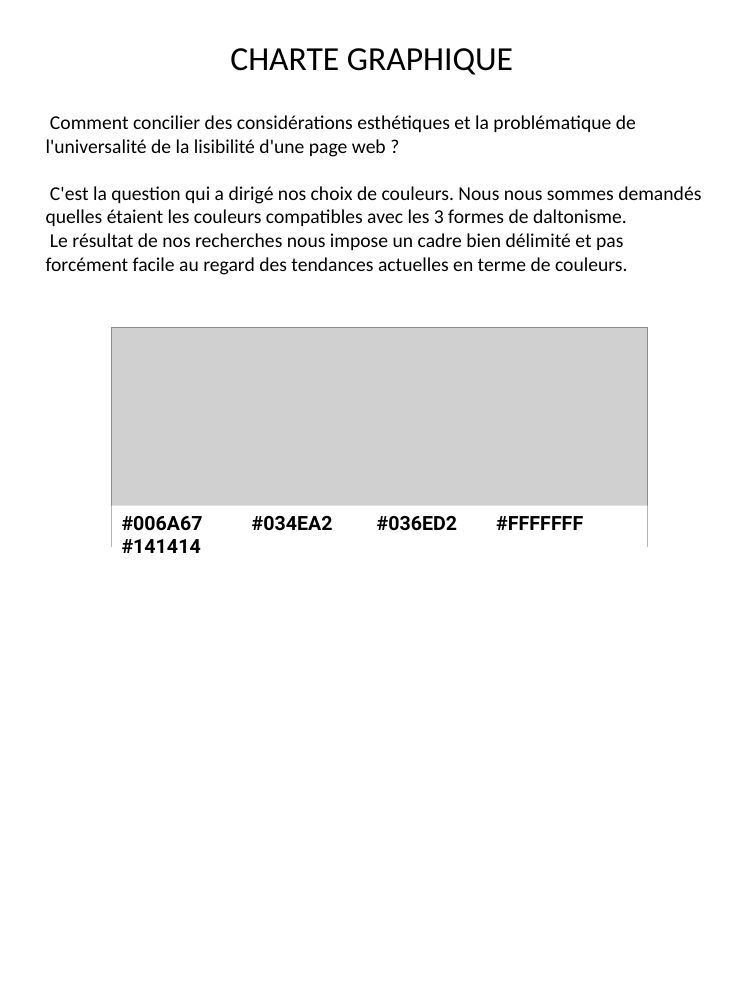
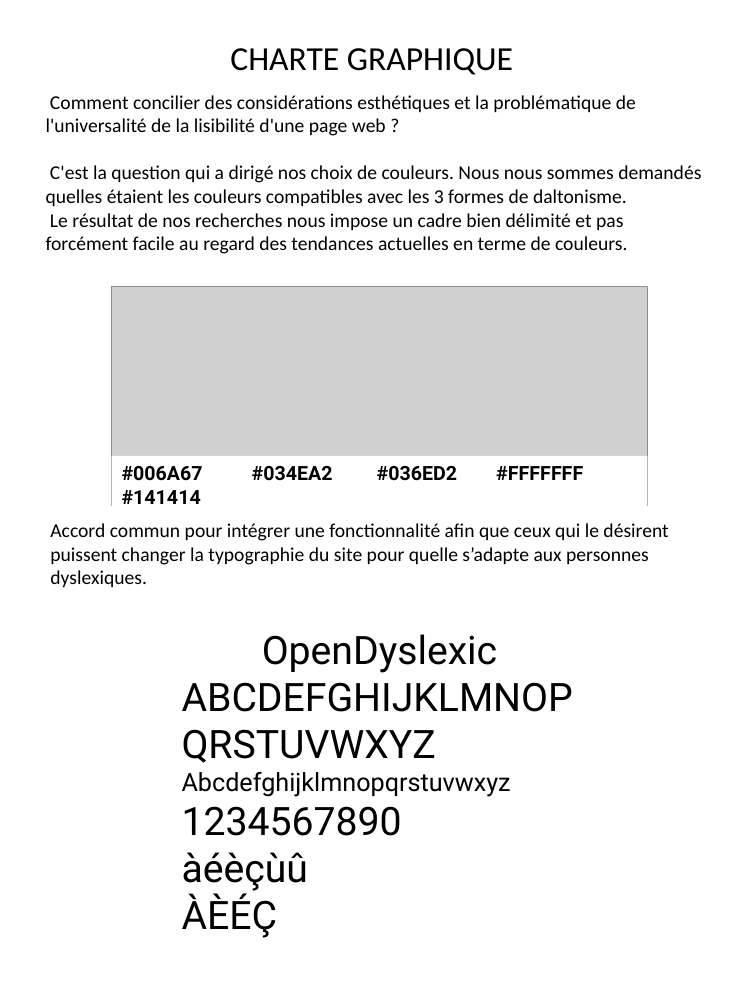
Before and after one commit to Bourg-en-Stress/accessibility, a slide deck: slide 1 of design/grafic-charter/grafic-charter.pptx. Drawn at 756x1008 pixels with LibreOffice and Linux fonts; fonts in the diff are those of the drawing; grey boxes stand for pictures. Boxes give left, top, right and bottom in pixels: in the first picture for what was removed or moved away, otherwise in the second. Text is boxed around its words. In the diff, an @@ line names an element or a change of style, - is before the commit and + after.

```diff
--- a/design/grafic-charter/grafic-charter.pptx
+++ b/design/grafic-charter/grafic-charter.pptx
@@ text "Comment concilier des considérations esthétiques ...": place and size @@
-text "Comment concilier des considérations esthétiques ..." at box(46, 115, 701, 275)
+text "Comment concilier des considérations esthétiques ..." at box(46, 95, 701, 254)
@@ picture: place and size @@
-picture at box(112, 328, 648, 546)
+picture at box(112, 287, 648, 506)
@@ rectangle "#006A67 #034EA2 #036ED2 #FFFFFFF #141414": place and size @@
-rectangle "#006A67 #034EA2 #036ED2 #FFFFFFF #141414" at box(112, 506, 648, 563)
+rectangle "#006A67 #034EA2 #036ED2 #FFFFFFF #141414" at box(112, 456, 648, 513)
@@ text added at box(50, 523, 668, 587), 14 pt, text #000000 @@
+Accord commun pour intégrer une fonctionnalité afin que ceux qui le désirent puissent changer la typographie du site pour quelle s’adapte aux personnes dyslexiques.
@@ text added at box(182, 634, 511, 938), 28 pt, text #000000 @@
+OpenDyslexic
+ABCDEFGHIJKLMNOPQRSTUVWXYZ
+Abcdefghijklmnopqrstuvwxyz
+1234567890
+àéèçùû
+ÀÈÉÇ
```
Also in this commit, not shown: 1 slide added, 3 other files.
